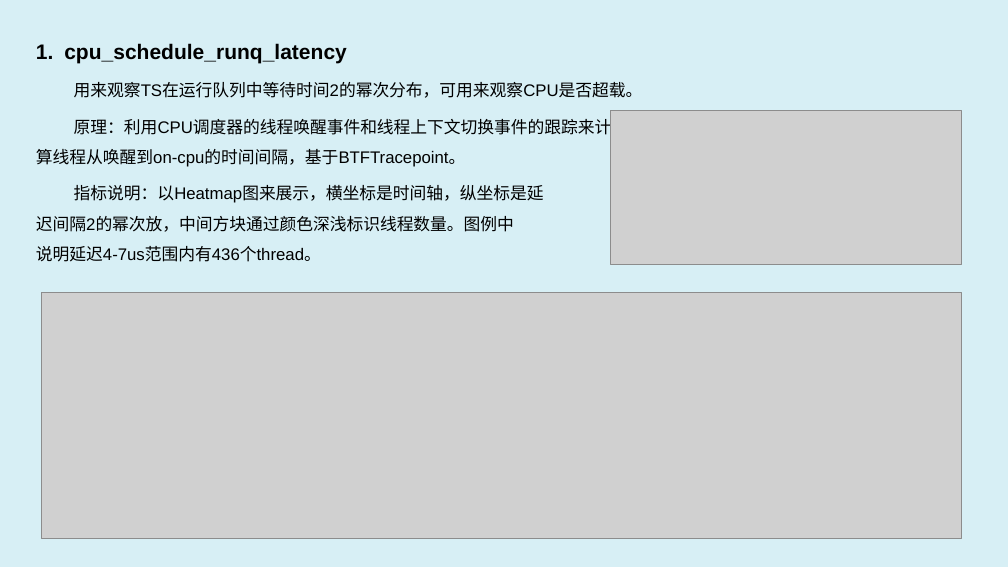
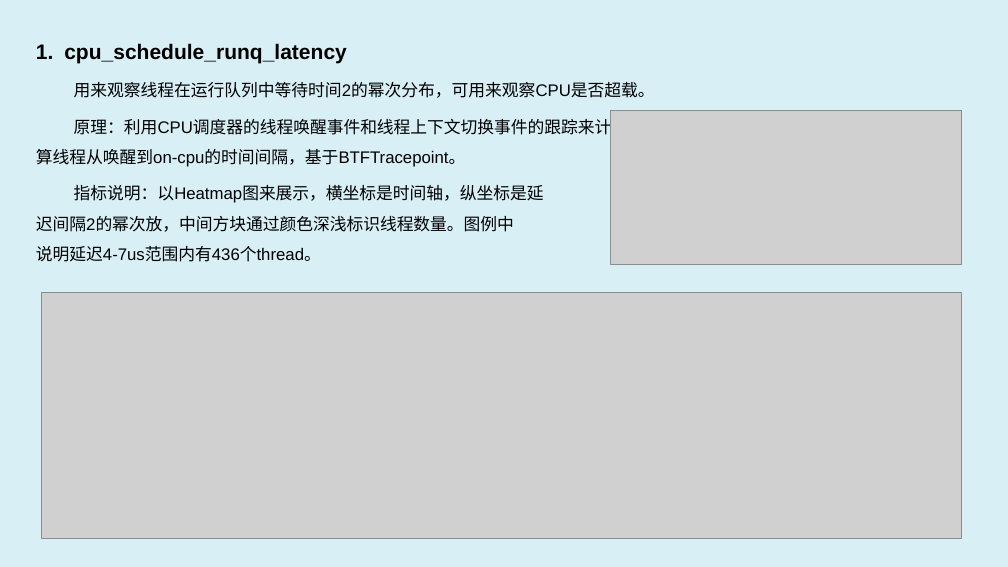
Before and after one commit to luxingwen/x-monitor, a slide deck: slide 1 of doc/x-monitor.eBPF Observe & Profiling.pptx. Drawn at 1008x567 pixels with LibreOffice and Linux fonts; fonts in the diff are those of the drawing; grey boxes stand for pictures. Boxes give left, top, right and bottom in pixels: in the first picture for what was removed or moved away, otherwise in the second. Text is boxed around its words. In the diff, an @@ line names an element or a change of style, - is before the commit and + after.

```diff
--- a/doc/x-monitor.eBPF Observe & Profiling.pptx
+++ b/doc/x-monitor.eBPF Observe & Profiling.pptx
@@ text at bbox=[74, 82, 655, 98]: text changed @@
-用来观察TS在运行队列中等待时间2的幂次分布，可用来观察CPU是否超载。
+用来观察线程在运行队列中等待时间2的幂次分布，可用来观察CPU是否超载。
```
Also in this commit, not shown: 2 other slides changed, 4 slides added, 1 slide removed, 12 other files.
